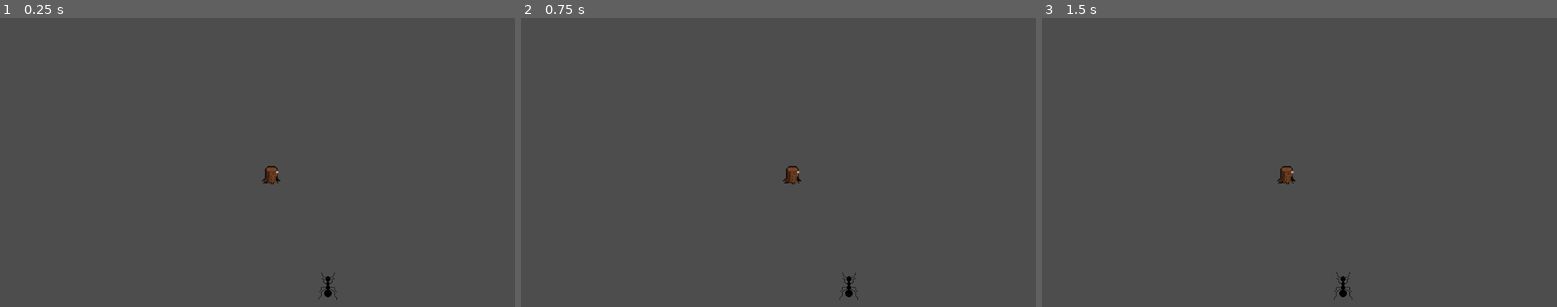
Above: before the commit, frames 1-3 (left to right).
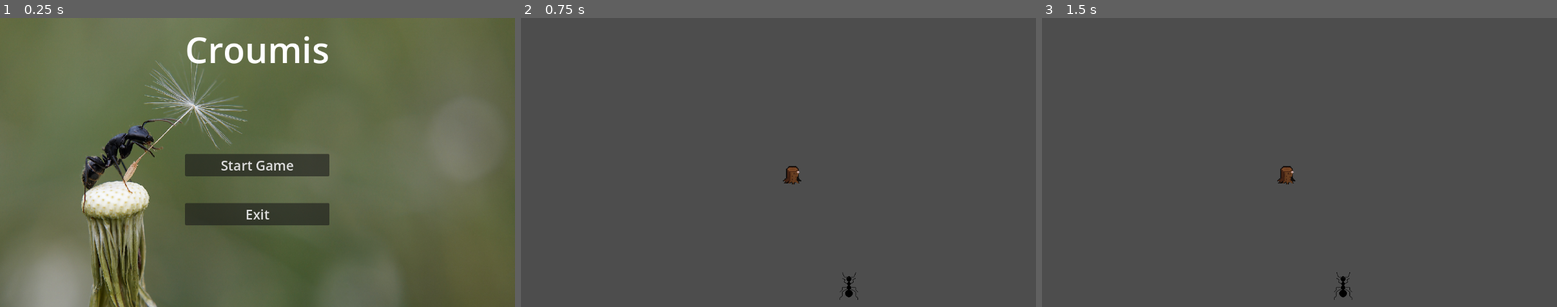
Above: after the commit, the same moments.

Repository: lotuscramoisi/Croumis
Game: Godot game, scene res://scene/main_menu.tscn
The game is run twice, just before and just after one commit, with the same random seed, the same clock (stepped at 60 frames per second) and the same inputs. Before the commit the project starts from res://scene/game.tscn.
Inputs (mouse positions are in pixels of both pictures, inside the frame that each line leads up to):
- Up to frame 1 (0.25 s): no input
- Up to frame 2 (0.75 s): click (778, 165) at 0.5 s, where only the run after the commit has a clickable "Start Game"
- Up to frame 3 (1.5 s): tap Enter at 1.25 s; hold D (input_right) from 1.28 s (still down)

The runs differ from the first frame. In frame 1, 76% of the frame differs, in the area x 0-100%, y 0-100%; in frame 2, nothing differs; in frame 3, nothing differs.

Commit message:
main menu

Diff:
--- /dev/null
+++ b/main_menu.gd
@@ -0,0 +1,21 @@
+class_name MainMenu
+extends Control
+
+@onready var start_button = $MarginContainer/HBoxContainer/VBoxContainer/Start_Button as Button
+@onready var exit_button = $MarginContainer/HBoxContainer/VBoxContainer/Exit_Button as Button
+@onready var game = preload("res://scene/game.tscn") as PackedScene
+
+# Called when the node enters the scene tree for the first time.
+func _ready() -> void:
+	start_button.button_down.connect(start_button_pressed)
+	exit_button.button_down.connect(exit_button_pressed)
+
+# Called every frame. 'delta' is the elapsed time since the previous frame.
+func _process(delta: float) -> void:
+	pass
+
+func start_button_pressed() -> void:
+	get_tree().change_scene_to_packed(game)
+
+func exit_button_pressed() -> void:
+	get_tree().quit()
--- a/project.godot
+++ b/project.godot
@@ -11,7 +11,7 @@
 [application]
 
 config/name="Croumis"
-run/main_scene="res://scene/game.tscn"
+run/main_scene="res://scene/main_menu.tscn"
 config/features=PackedStringArray("4.3", "Forward Plus")
 config/icon="res://icon.svg"
 
--- /dev/null
+++ b/scene/main_menu.tscn
@@ -0,0 +1,70 @@
+[gd_scene load_steps=4 format=3 uid="uid://p1q4y84msw4c"]
+
+[ext_resource type="Script" path="res://main_menu.gd" id="1_v77fq"]
+[ext_resource type="Texture2D" uid="uid://dt7pjudo6ojlf" path="res://assets/fourmis-disperse-graines.jpeg" id="2_nhweu"]
+
+[sub_resource type="SystemFont" id="SystemFont_se54k"]
+font_names = PackedStringArray("Gigi")
+
+[node name="Main_Menu" type="Control"]
+layout_mode = 3
+anchors_preset = 15
+anchor_right = 1.0
+anchor_bottom = 1.0
+grow_horizontal = 2
+grow_vertical = 2
+script = ExtResource("1_v77fq")
+
+[node name="TextureRect" type="TextureRect" parent="."]
+layout_mode = 1
+anchors_preset = 15
+anchor_right = 1.0
+anchor_bottom = 1.0
+grow_horizontal = 2
+grow_vertical = 2
+texture = ExtResource("2_nhweu")
+expand_mode = 1
+
+[node name="MarginContainer" type="MarginContainer" parent="."]
+layout_mode = 1
+anchors_preset = 15
+anchor_right = 1.0
+anchor_bottom = 1.0
+grow_horizontal = 2
+grow_vertical = 2
+theme_override_constants/margin_left = 15
+theme_override_constants/margin_top = 15
+theme_override_constants/margin_right = 15
+theme_override_constants/margin_bottom = 15
+
+[node name="HBoxContainer" type="HBoxContainer" parent="MarginContainer"]
+layout_mode = 2
+alignment = 1
+
+[node name="VBoxContainer" type="VBoxContainer" parent="MarginContainer/HBoxContainer"]
+layout_mode = 2
+theme_override_constants/separation = 60
+
+[node name="Label" type="Label" parent="MarginContainer/HBoxContainer/VBoxContainer"]
+layout_mode = 2
+theme_override_fonts/font = SubResource("SystemFont_se54k")
+theme_override_font_sizes/font_size = 80
+text = "Croumis"
+horizontal_alignment = 1
+vertical_alignment = 1
+
+[node name="seperator" type="Control" parent="MarginContainer/HBoxContainer/VBoxContainer"]
+layout_mode = 2
+
+[node name="seperator2" type="Control" parent="MarginContainer/HBoxContainer/VBoxContainer"]
+layout_mode = 2
+
+[node name="Start_Button" type="Button" parent="MarginContainer/HBoxContainer/VBoxContainer"]
+layout_mode = 2
+theme_override_font_sizes/font_size = 30
+text = "Start Game"
+
+[node name="Exit_Button" type="Button" parent="MarginContainer/HBoxContainer/VBoxContainer"]
+layout_mode = 2
+theme_override_font_sizes/font_size = 30
+text = "Exit"
Binary file added: assets/fourmis-disperse-graines.jpeg
Not shown, added: assets/fourmis-disperse-graines.jpeg.import
Not shown: 1 places in scene/game.tscn that only renumber resources
